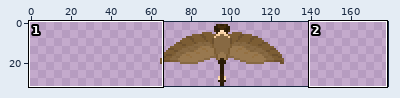
Sprite sheet -- assets/sprites/canada_goose.png. Above: a wide view before the commit, with the close-up outlined.
Close-up. As it was:
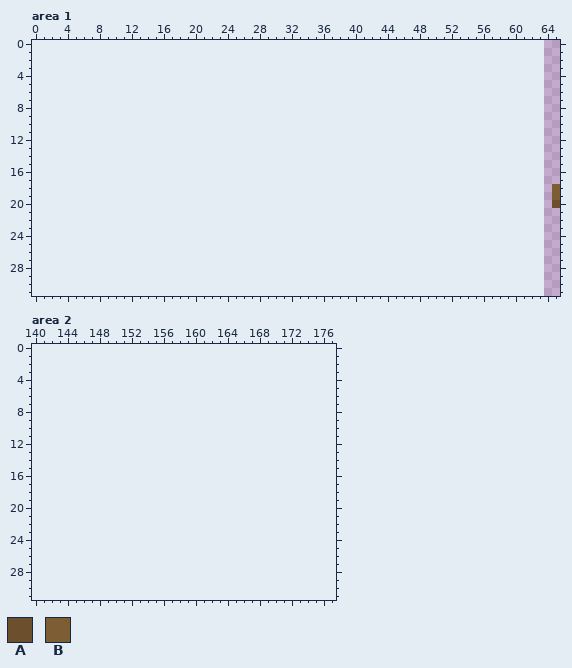
The file is 64x32 pixels. Colours within 5 levels of each other are drawn and written as one. Shown: area 1: x 0..65, y 0..31; area 2: x 140..177, y 0..31. The old version is drawn lined up with the new one, on the new canvas. The wide view leaves out empty margins.
Palette (. is transparent): A #6c502e  B #7c5d34
Pixels before, area 1, first column x 65:
18 B
19 B
20 A
After the commit:
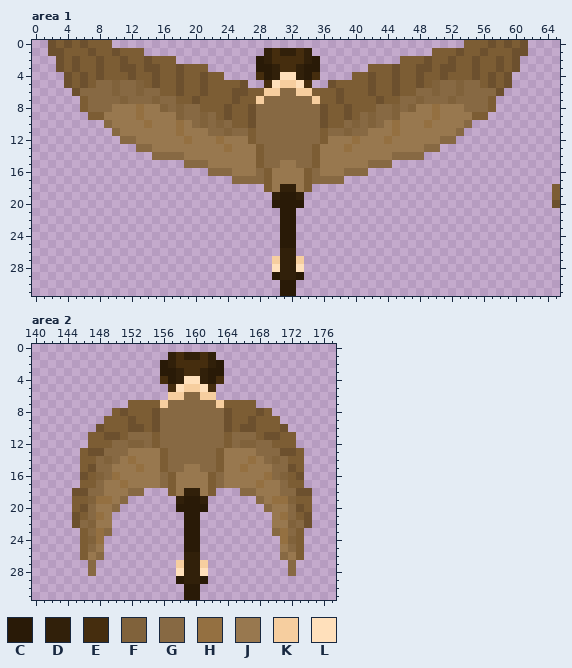
Colours new in this view: C #291a07  D #31200a  E #452d0e  F #80623b  G #876943  H #947041  J #98784f  K #f6ce9f  L #ffe0bb
Change:
canvas 64x32 -> 192x32, the old top-left corner now at 64,0
Changed rows in their new state; - is an unchanged pixel.
Area 1:
first column x 2:
 0 ABABABBB--------------------------------------------BBBABABA
 1 AABBBABBABBB---------------DEDDED---------------BBBABBABBBAA
 2 -ABABBABBABBABBB----------CDEEEEDC----------BBBABBABBABBABA-
 3 -ABABBABBAABAABBABBB------CCDEEDCC------BBBABBAABAABBABBABA-
 4 --ABABABBBABBABBABBABB----ECDLLDCE----BBABBABBABBABBBABABA--
 5 --ABABGGFGGFBABBABBABBBBA--ELKKLE--ABBBBABBABBABFGGFGGBABA--
 6 ---AGGGGFGGFGGBBABBABBBAABBKKGGKKBBBABBBABBABBGGFGGFGGGGA---
 7 ----BGGGGFGGGFGGBBABBBBABBKGGGGGGKBBABBBBABBGGFGGGFGGGGB----
 8 ----BGGGJJJHJJFGFGGBBBABBAGGGGGGGGABBABBBGGFGFJJHJJJGGGB----
 9 -----BBJJJJHJJJJFGGFGBABBAGGGGGGGGABBABGFGGFJJJJHJJJJBB-----
10 -------GJJJJHJJJHJGFGFGBBAGGGGGGGGABBGFGFGJHJJJHJJJJG-------
11 --------GJJJJJJJHJJJGGFGGBGGGGGGGGBGGFGGJJJHJJJJJJJG--------
12 ---------GGJJJJJJHJJJHJJJBGGGGGGGGBJJJHJJJHJJJJJJGG---------
13 -----------GGJJJJJJJJJHJJJBGGGGGGBJJJHJJJJJJJJJGG-----------
14 -------------GGGGJJJJJJJJJBGGGGGGBJJJJJJJJJGGGG-------------
15 -----------------GGGJJJJJJBGGJJGGBJJJJJJGGG-----------------
16 --------------------GGGJJJGBJJJJBGJJJGGG--------------------
17 -----------------------GGGGBJJJJBGGGG-----------------------
18 ---------------------------BJDDJB---------------------------
19 ----------------------------DCCD----------------------------
20 ----------------------------CCCC----------------------------
21 -----------------------------CC-----------------------------
22 -----------------------------CC-----------------------------
23 -----------------------------CC-----------------------------
24 -----------------------------CC-----------------------------
25 -----------------------------CC-----------------------------
26 -----------------------------DD-----------------------------
27 ----------------------------KDDK----------------------------
28 ----------------------------LDDL----------------------------
29 ----------------------------CDDC----------------------------
30 -----------------------------CC-----------------------------
31 -----------------------------CC-----------------------------
Area 2:
first column x 145:
 1 ------------DEDDED------------
 2 -----------CDEEEEDC-----------
 3 -----------CCDEEDCC-----------
 4 -----------ECDLLDCE-----------
 5 ------------ELKKLE------------
 6 ------------KKGGKK------------
 7 -------BBBBKGGGGGGKBBBB-------
 8 -----BABBBAGGGGGGGGABBBAB-----
 9 ----BBBABBAGGGGGGGGABBABBB----
10 ---ABBBAABAGGGGGGGGABAABBBA---
11 --BBAABGGGBGGGGGGGGBGGGBAABB--
12 --BBBGGFFGBGGGGGGGGBGFFGGBBB--
13 -BAAGGGJJJJBGGGGGGBJJJJGGGAAB-
14 -BBGFGJHJJJBGGGGGGBJJJHJGFGBB-
15 -BAGGJJJHJJBGGJJGGBJJHJJJGGAB-
16 -ABFGHJJJJJGBJJJJBGJJJJJHGFBA-
17 -BBGJJHJJJJGBJJJJBGJJJJHJJGBB-
18 AAGGJJJGG---BJDDJB---GGJJJGGAA
19 BBFHHJG------DCCD------GJHHFBB
20 BAGJJG-------CCCC-------GJJGAB
21 ABGHJ---------CC---------JHGBA
22 AGFJJ---------CC---------JJFGA
23 -BGHG---------CC---------GHGB-
24 -BFH----------CC----------HFB-
25 -BGJ----------CC----------JGB-
26 -BJG----------DD----------GJB-
27 --G----------KDDK----------G--
28 --G----------LDDL----------G--
29 -------------CDDC-------------
30 --------------CC--------------
31 --------------CC--------------
Pixel boxes of the changes (left, top, right, bottom) in both close-ups:
added: (48, 40, 528, 296)
added: (72, 352, 312, 600)
